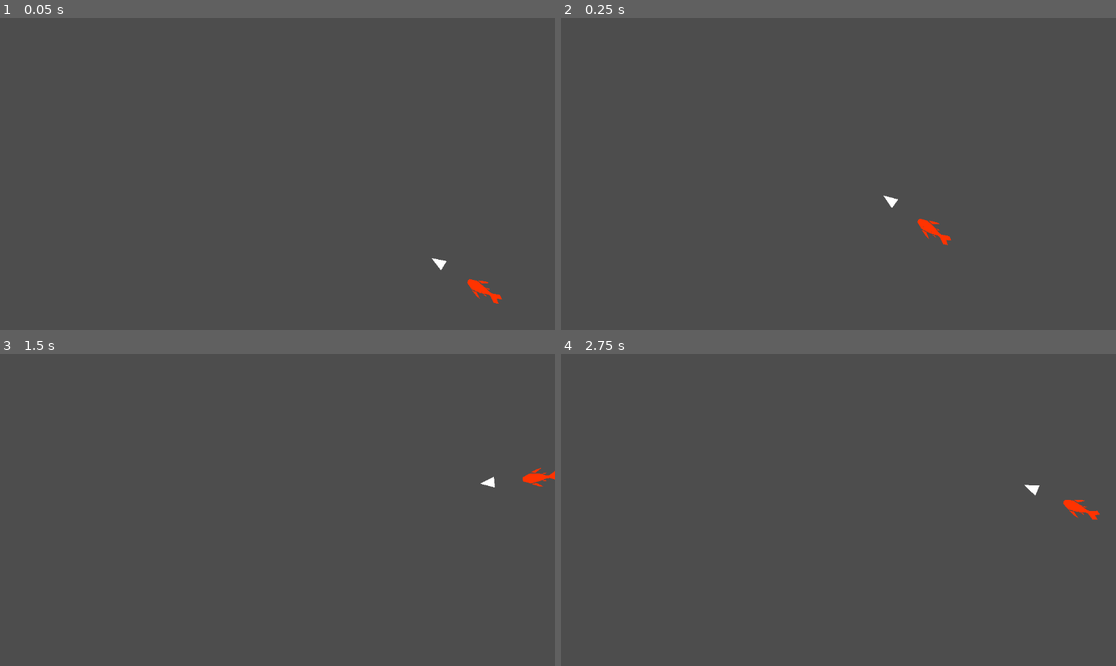
Above: before the commit, frames 1-4 (two rows, left to right).
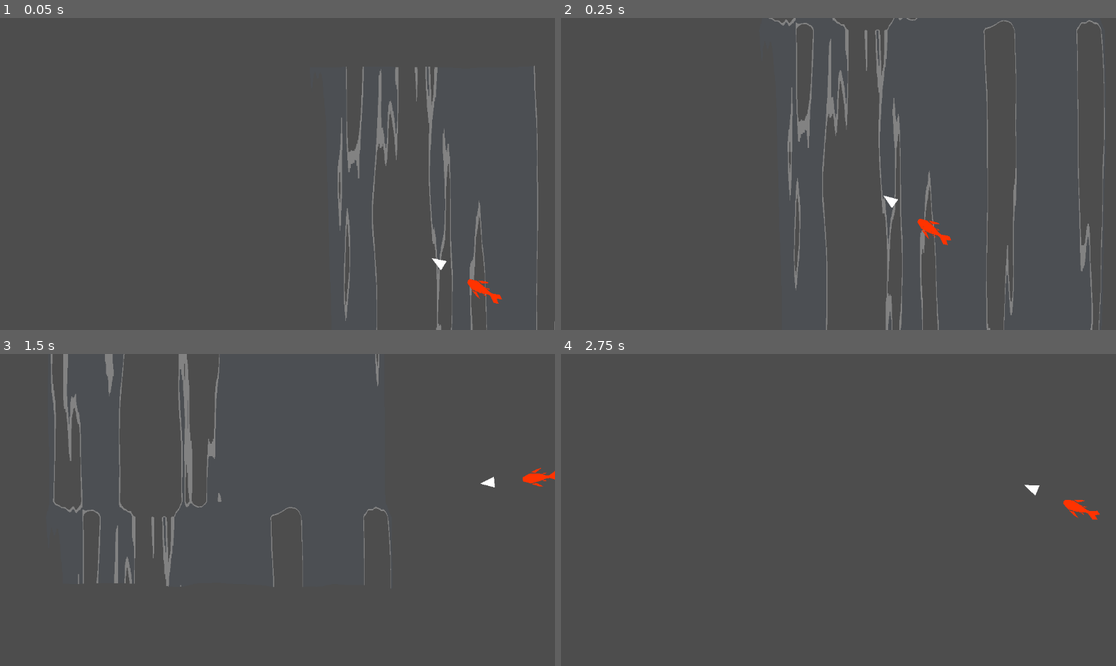
Above: after the commit, the same moments.

Repository: ojaskavathe/cascade
Game: Godot game, scene res://game.tscn
Same seed, same stepped clock (60 frames per second), same inputs: the game is played once before the commit and once after it. The engine's default icon, where the game draws it, is replaced by a stand-in: a white triangle on a blue panel in a dark square.
Inputs (mouse positions are in pixels of both pictures, inside the frame that each line leads up to):
- Up to frame 1 (0.05 s): no input
- Up to frame 2 (0.25 s): no input
- Up to frame 3 (1.5 s): move the mouse to (399, 494) at 0.52 s; tap Space (jump) at 0.77 s; move the mouse to (166, 525) at 1.27 s
- Up to frame 4 (2.75 s): tap Space (jump) at 1.52 s; move the mouse to (894, 441) at 2.02 s

The runs differ from the first frame. In frame 1, 2.2% of the frame differs, in the area x 60-100%, y 15-100%; in frame 2, 3.2%, in the area x 37-98%, y 0-100%; in frame 3, 2.5%; in frame 4, nothing differs.

Commit message:
Waterfall shader

Diff:
--- /dev/null
+++ b/entity/waterfall/waterfall.gd
@@ -0,0 +1,5 @@
+@tool
+extends Sprite2D
+
+func _process(delta):
+	get_material().set_shader_parameter("zoom", get_viewport_transform().y.y)
--- /dev/null
+++ b/entity/waterfall/waterfall.gdshader
@@ -0,0 +1,73 @@
+shader_type canvas_item;
+
+uniform vec2 scale;
+uniform float zoom; // Used for sprite script. Don't edit this value in the inspector.
+
+uniform sampler2D refraction_map: repeat_enable;
+uniform sampler2D water_mask: repeat_enable;
+
+uniform vec2 gap_stretch = vec2(0.8, 0.05);
+uniform vec2 refraction_stretch = vec2(2.0, 0.8);
+uniform float refraction_strength : hint_range(0.0, 0.5) = 0.2;
+
+uniform vec4 water_tint: source_color = vec4(0.2, 0.6, 1.0, 0.1);
+uniform vec4 water_highlight: source_color = vec4(1.0, 1.0, 1.0, 0.3);
+uniform float speed = 0.5;
+uniform float flow_gaps : hint_range(0.0, 1.0) = 0.33;
+uniform float highlight_width : hint_range(0.0, 0.3) = 0.02;
+
+uniform sampler2D SCREEN_TEXTURE: hint_screen_texture, filter_linear_mipmap;
+
+void fragment()
+{
+	// Get the two noise textures and make them move on the y axis. The gaps move twice as fast as the refraction, but you can tweak this by changing (speed * 0.5)
+	vec2 refraction_offset = texture(refraction_map, vec2(UV.x, UV.y + -TIME * speed * 0.5) * scale * refraction_stretch).xy;
+	vec2 gap_mask = texture(water_mask, vec2(UV.x, UV.y + -TIME * speed) * scale * gap_stretch).xy;
+
+	// Set values between -0.5 and 0.5 (instead of 0 and 1). Otherwise the reflection will move whith increased refraction_strength
+	refraction_offset -= 0.5;
+
+	// Get the screen texture and distort it
+	vec4 refraction = texture(SCREEN_TEXTURE, SCREEN_UV - refraction_offset * refraction_strength * zoom);
+
+	// Create holes and apply colors and textures //
+	vec4 color = vec4(1.0);
+
+	// Define what values will be the water highlight color (the gap border)
+	float inner_edge = flow_gaps + highlight_width;
+
+	// See if the pixel is within the edges range and use the water colors alpha to blend between showing color or refraction texture.
+	if (gap_mask.x < inner_edge)
+	{
+		color.rgb = mix(refraction.rgb, water_highlight.rgb, water_highlight.a);
+	}
+	else
+	{
+		color.rgb = mix(refraction.rgb, water_tint.rgb, water_tint.a);
+	}
+
+	// If the value is below the gap threshhold make it transparent (a gap)
+	if (gap_mask.x < flow_gaps)
+	{
+		color.a = 0.0;
+	}
+
+
+	// Crate Edge Shape //
+
+	// Set the shape for the top and bottom edges. Use water_mask as shape but with other values to flatten it out horizontally.
+	vec2 water_edge = texture(water_mask, vec2(UV.x, UV.y + -TIME * 0.1) * scale * vec2(0.15, 0.6)).xy;
+	water_edge -= 0.5;
+
+	// Use the same mask as for the gaps for left and right edge.
+	vec2 vertical_edge_mask = gap_mask - 0.5;
+
+	// Apply the new masks to the edges. This will make the wobble effect.
+	color.a = mix(0.0, color.a, step(UV.x + vertical_edge_mask.x * 0.2, 0.92)); // Right edge
+	color.a = mix(color.a, 0.0, step(UV.x - vertical_edge_mask.x * 0.2, 0.08)); // Left edge
+
+	color.a = mix(0.0, color.a, step(UV.y + water_edge.y * 0.1, 0.95));  //Bottom edge
+	color.a = mix(color.a, 0.0, step(UV.y - water_edge.y * 0.05, 0.05)); //Top edge
+
+	COLOR = color;
+}
--- /dev/null
+++ b/entity/waterfall/waterfall.tscn
@@ -0,0 +1,35 @@
+[gd_scene load_steps=9 format=3 uid="uid://db6esycu3r0ut"]
+
+[ext_resource type="Shader" path="res://entity/waterfall/waterfall.gdshader" id="1_5ls27"]
+[ext_resource type="Texture2D" uid="uid://7iiqobfrmtqd" path="res://icon.svg" id="2_was4l"]
+[ext_resource type="Script" path="res://entity/waterfall/waterfall.gd" id="3_88d16"]
+
+[sub_resource type="FastNoiseLite" id="FastNoiseLite_suqgc"]
+
+[sub_resource type="NoiseTexture2D" id="NoiseTexture2D_hqa1d"]
+noise = SubResource("FastNoiseLite_suqgc")
+
+[sub_resource type="FastNoiseLite" id="FastNoiseLite_v8kov"]
+
+[sub_resource type="NoiseTexture2D" id="NoiseTexture2D_31dha"]
+noise = SubResource("FastNoiseLite_v8kov")
+
+[sub_resource type="ShaderMaterial" id="ShaderMaterial_jwthj"]
+shader = ExtResource("1_5ls27")
+shader_parameter/scale = Vector2(1, 1)
+shader_parameter/zoom = 0.297302
+shader_parameter/gap_stretch = Vector2(0.8, 0.05)
+shader_parameter/refraction_stretch = Vector2(2, 0.8)
+shader_parameter/refraction_strength = 0.2
+shader_parameter/water_tint = Color(0.2, 0.6, 1, 0.0352941)
+shader_parameter/water_highlight = Color(1, 1, 1, 0.3)
+shader_parameter/speed = 0.5
+shader_parameter/flow_gaps = 0.33
+shader_parameter/highlight_width = 0.02
+shader_parameter/refraction_map = SubResource("NoiseTexture2D_hqa1d")
+shader_parameter/water_mask = SubResource("NoiseTexture2D_31dha")
+
+[node name="waterfall" type="Sprite2D"]
+material = SubResource("ShaderMaterial_jwthj")
+texture = ExtResource("2_was4l")
+script = ExtResource("3_88d16")
--- a/game.tscn
+++ b/game.tscn
@@ -1,8 +1,9 @@
-[gd_scene load_steps=5 format=3 uid="uid://beenaw7n1s61s"]
+[gd_scene load_steps=6 format=3 uid="uid://beenaw7n1s61s"]
 
 [ext_resource type="PackedScene" uid="uid://d0vrcis6rns5i" path="res://entity/player/player.tscn" id="1_xm3l1"]
 [ext_resource type="PackedScene" uid="uid://dqa5gpiw17hjv" path="res://entity/player/camera.tscn" id="2_gli7r"]
 [ext_resource type="PackedScene" uid="uid://v743cd1td7ir" path="res://entity/object/jump_point.tscn" id="3_cx1ux"]
+[ext_resource type="PackedScene" uid="uid://db6esycu3r0ut" path="res://entity/waterfall/waterfall.tscn" id="4_hjlmj"]
 
 [sub_resource type="WorldBoundaryShape2D" id="WorldBoundaryShape2D_iw3p7"]
 
@@ -29,4 +30,9 @@
 position = Vector2(401, -19)
 
 [node name="Player" parent="." instance=ExtResource("1_xm3l1")]
+z_index = 5
 position = Vector2(626, 387)
+
+[node name="waterfall" parent="." instance=ExtResource("4_hjlmj")]
+position = Vector2(648, 259)
+scale = Vector2(8.46094, 8.96094)
